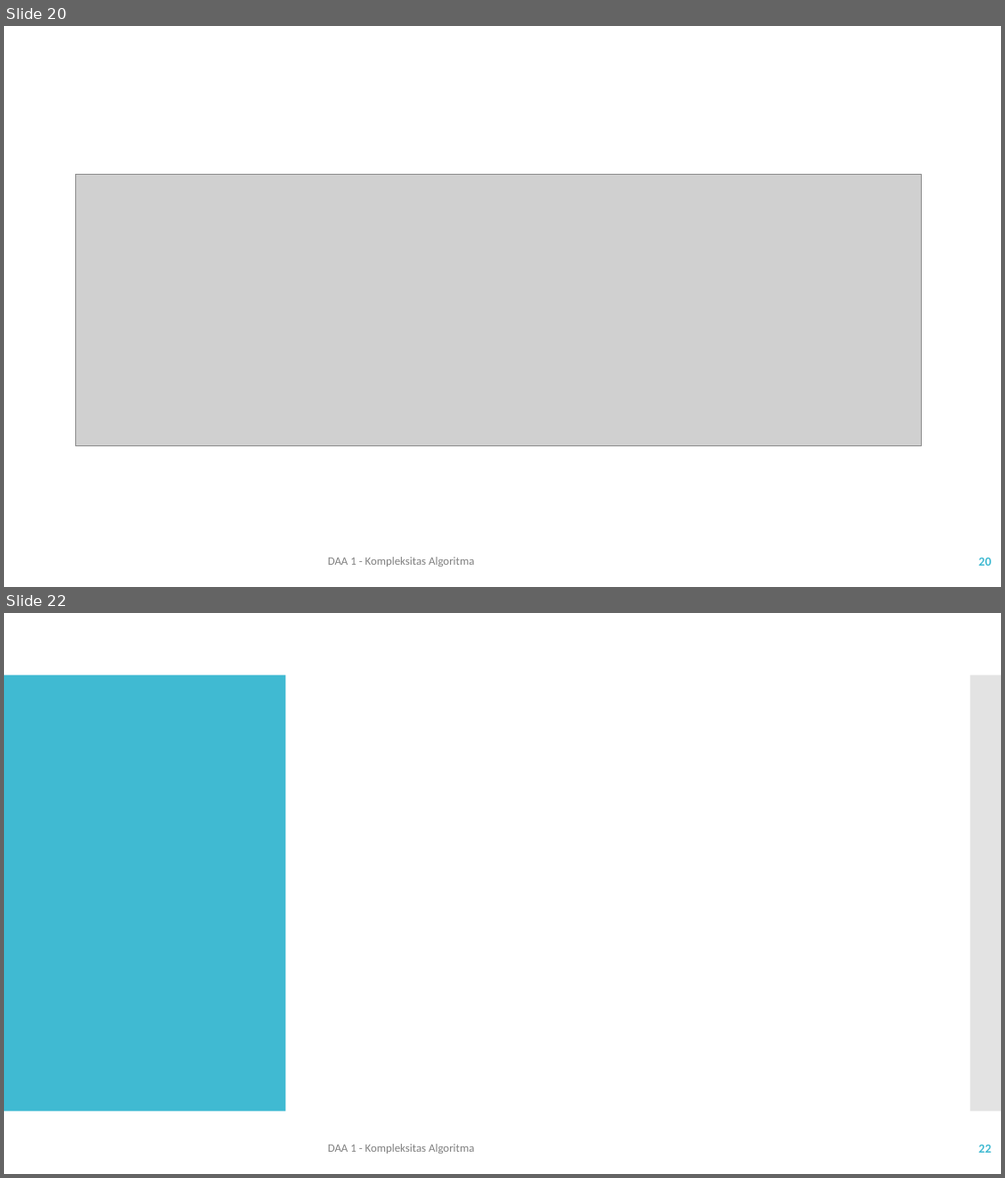
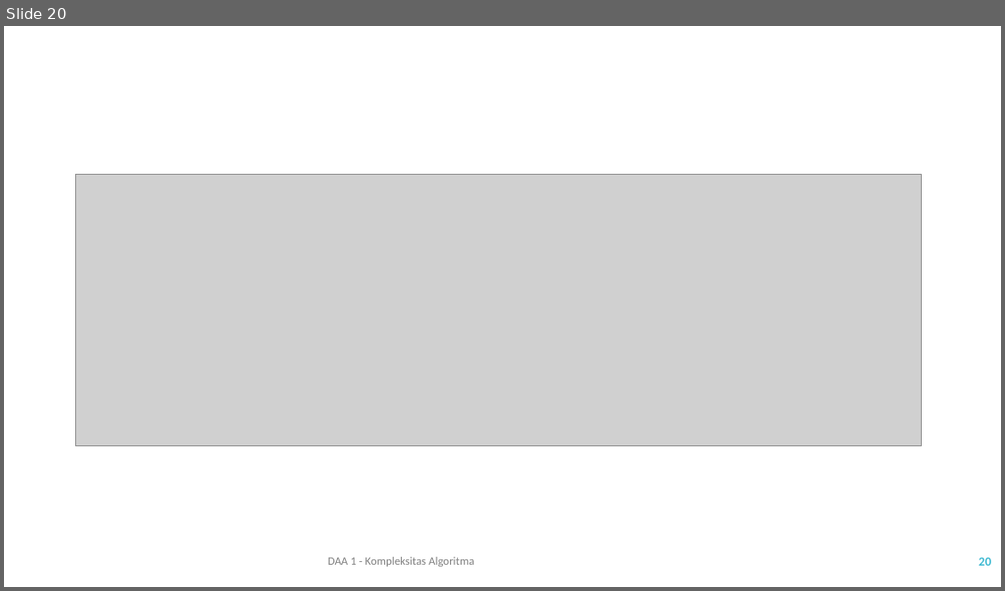
Before and after one commit to ksatria/MK-DAA, a slide deck: PPT/DAA 1 - Kompleksitas Algoritma.pptx. Shown one above the other, each under a label of ours: slides 20 and 22 before the commit, slide 20 after it; the slides between them are not shown. The pictures are 1005x1178 and 1005x591 pixels, drawn with LibreOffice and Linux fonts; fonts in the diff are those of the drawing; grey boxes stand for pictures. Boxes give left, top, right and bottom in pixels: in the first picture for what was removed or moved away, otherwise in the second. Text is boxed around its words. In the diff, an @@ line names an element or a change of style, - is before the commit and + after.

```diff
--- a/PPT/DAA 1 - Kompleksitas Algoritma.pptx
+++ b/PPT/DAA 1 - Kompleksitas Algoritma.pptx
@@ slide 22 removed at <box>4,613,1001,1174</box>, background #FFFFFF @@
@@ rectangle removed at <box>4,675,286,1111</box> @@
@@ rectangle removed at <box>971,675,1001,1111</box> @@
@@ text removed at <box>328,1143,474,1153</box> @@
-DAA 1 - Kompleksitas Algoritma
@@ page number removed at <box>979,1144,991,1152</box> @@
-22
```
Also in this commit, not shown: 1 slide changed.
